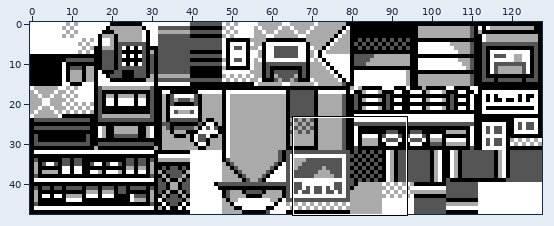
Sprite sheet, stored at gfx/tilesets/lobby.png. Above, an overview of the earlier version with the close-up marked.
Close-up. As it was:
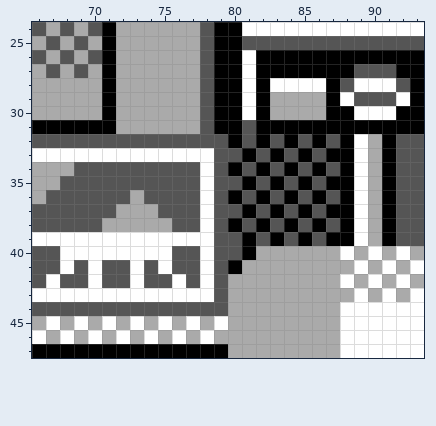
The file is 128x48 pixels. Shown: x 66..93, y 24..47.
After:
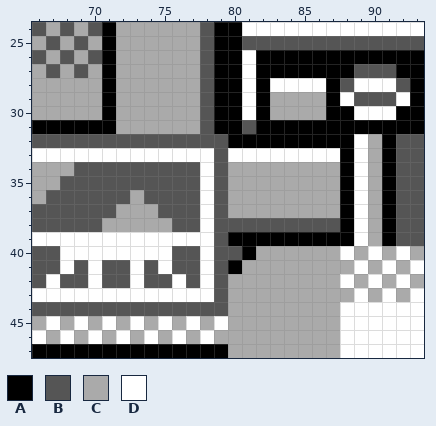
Palette (. is transparent): A #000000  B #555555  C #aaaaaa  D #ffffff
The exact change:
y 32: x 81 B -> A; x 83 B -> A; x 85 B -> A; x 87 B -> A
y 33: x 80..87 BABABABA -> DDDDDDDD
y 34: x 80..87 ABABABAB -> CCCCCCCC
y 35: x 80..87 BABABABA -> CCCCCCCC
y 36: x 80..87 ABABABAB -> CCCCCCCC
y 37: x 80..87 BABABABA -> CCCCCCCC
y 38: x 80 A -> B; x 82 A -> B; x 84 A -> B; x 86 A -> B
y 39: x 80 B -> A; x 82 B -> A; x 84 B -> A; x 86 B -> A
Pixel boxes of the changes (left, top, right, bottom) in both close-ups:
changed: (228, 134, 340, 246)
